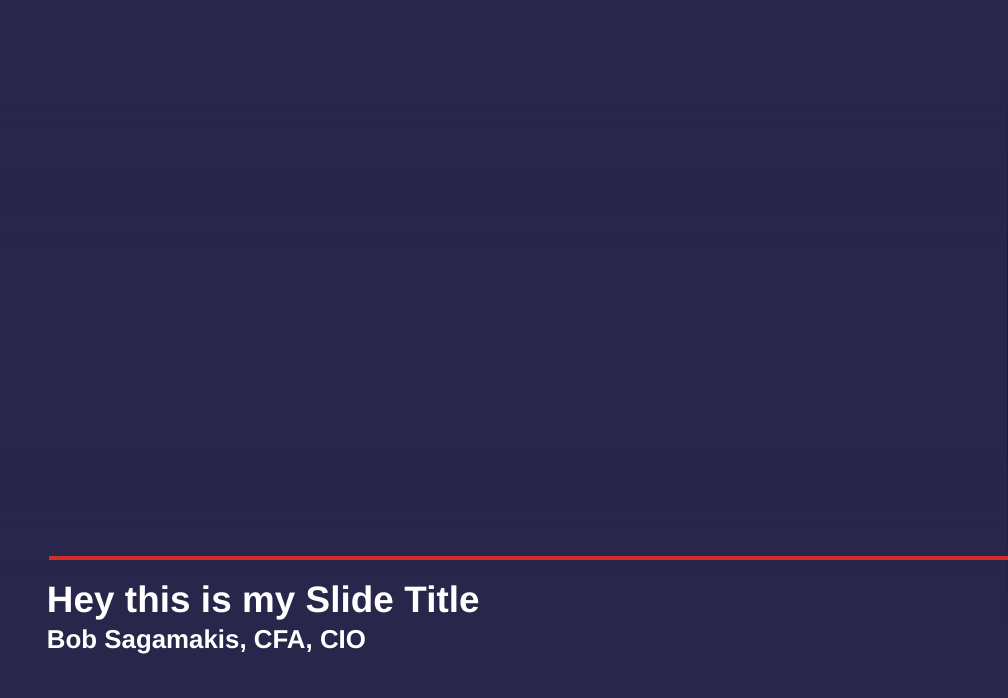
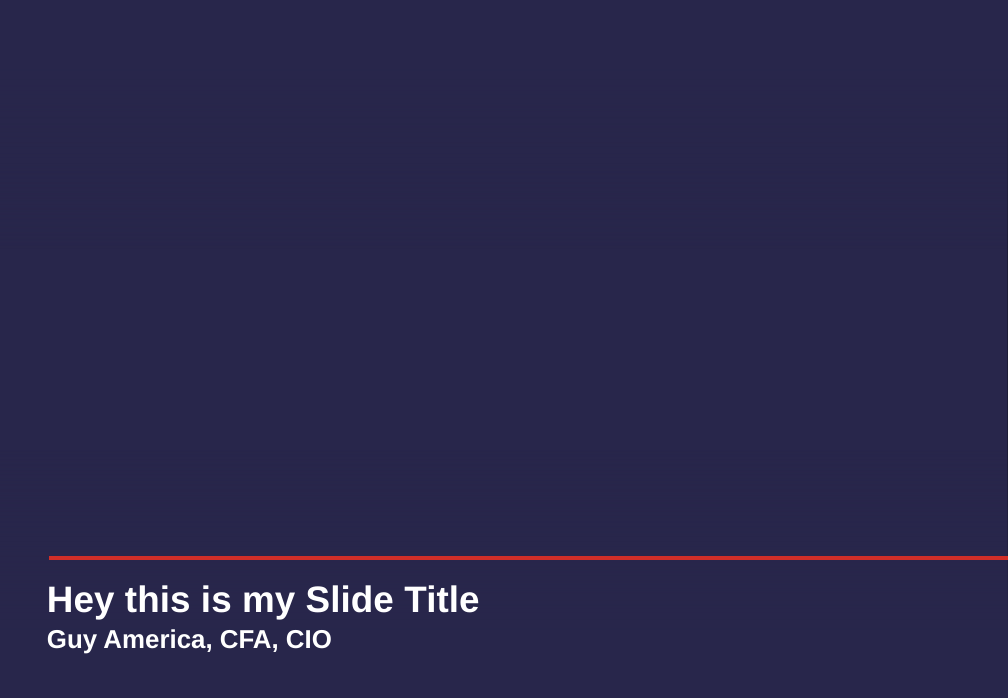
Before and after one commit to ellipsis-instruments/caim, a slide deck: slide 1 of test.pptx. Drawn at 1008x698 pixels with LibreOffice and Linux fonts; fonts in the diff are those of the drawing; background and template pictures are left out; a plain dark background stands for a picture behind light text. Boxes give left, top, right and bottom in pixels: in the first picture for what was removed or moved away, otherwise in the second. Text is boxed around its words. In the diff, an @@ line names an element or a change of style, - is before the commit and + after.

```diff
--- a/test.pptx
+++ b/test.pptx
@@ text at [47, 629, 332, 654]: text changed @@
-Bob Sagamakis, CFA, CIO
+Guy America, CFA, CIO
```
Also in this commit, not shown: 6 slides added, 5 slides removed, 26 other files.
